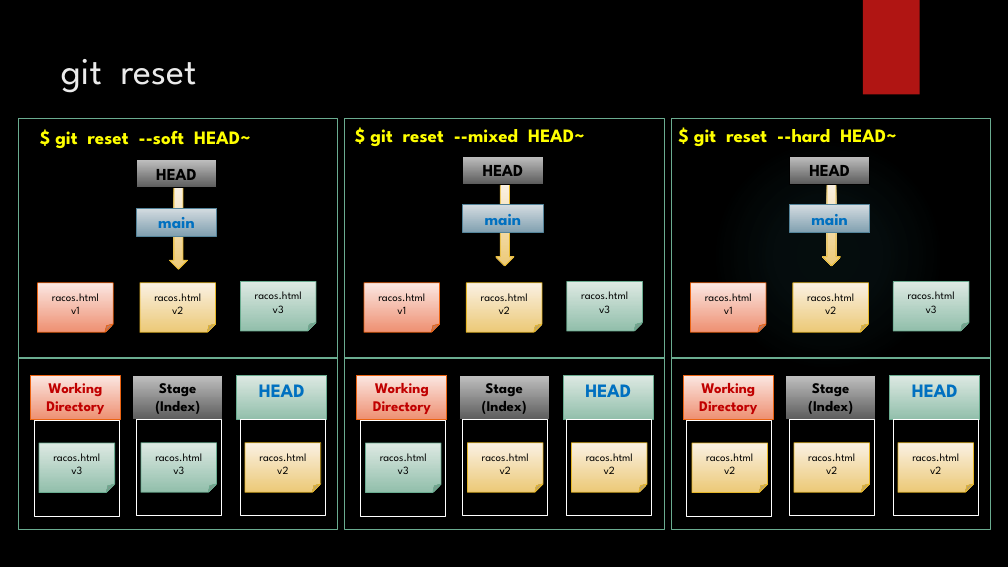
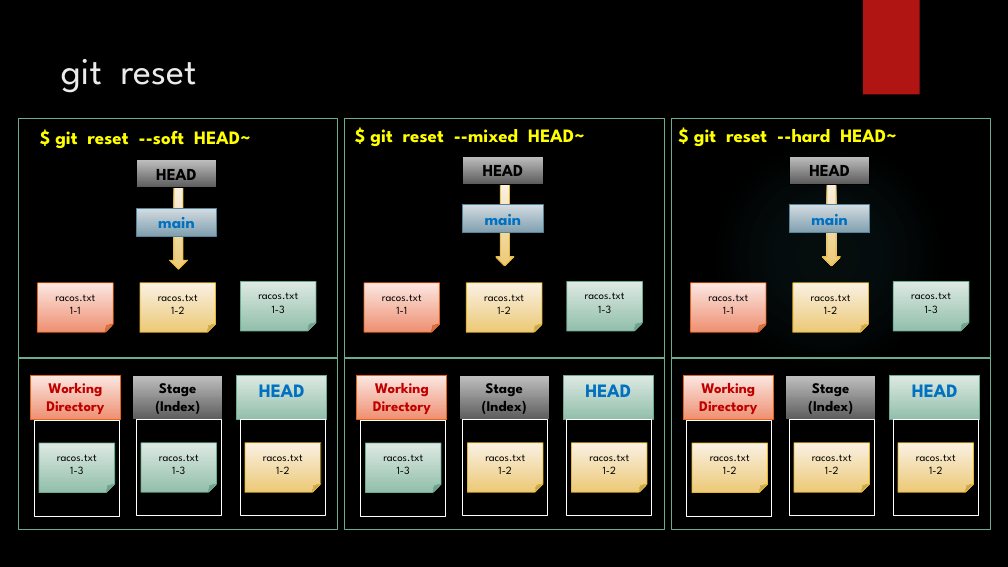
Before and after one commit to iredseal/Learning, a slide deck: slide 14 of Tools/git/SW 형상 관리.pptx. Drawn at 1008x567 pixels with LibreOffice and Linux fonts; fonts in the diff are those of the drawing; background and template pictures are left out. Boxes give left, top, right and bottom in pixels: in the first picture for what was removed or moved away, otherwise in the second. Text is boxed around its words. In the diff, an @@ line names an element or a change of style, - is before the commit and + after.

```diff
--- a/Tools/git/SW 형상 관리.pptx
+++ b/Tools/git/SW 형상 관리.pptx
@@ text in folded corner at (55, 294, 95, 314): text changed @@
-racos.html
-v1
+racos.txt
+1-1
@@ text in folded corner at (158, 294, 198, 314): text changed @@
-racos.html
-v2
+racos.txt
+1-2
@@ text in folded corner at (258, 292, 298, 313): text changed @@
-racos.html
-v3
+racos.txt
+1-3
@@ text in folded corner at (382, 294, 422, 314): text changed @@
-racos.html
-v1
+racos.txt
+1-1
@@ text in folded corner at (484, 294, 524, 314): text changed @@
-racos.html
-v2
+racos.txt
+1-2
@@ text in folded corner at (585, 292, 625, 313): text changed @@
-racos.html
-v3
+racos.txt
+1-3
@@ text in folded corner at (708, 294, 748, 314): text changed @@
-racos.html
-v1
+racos.txt
+1-1
@@ text in folded corner at (811, 294, 851, 314): text changed @@
-racos.html
-v2
+racos.txt
+1-2
@@ text in folded corner at (911, 292, 951, 313): text changed @@
-racos.html
-v3
+racos.txt
+1-3
@@ text in folded corner at (57, 454, 97, 474): text changed @@
-racos.html
-v3
+racos.txt
+1-3
@@ text in folded corner at (159, 454, 199, 474): text changed @@
-racos.html
-v3
+racos.txt
+1-3
@@ text in folded corner at (263, 454, 303, 474): text changed @@
-racos.html
-v2
+racos.txt
+1-2
@@ text in folded corner at (383, 455, 423, 474): text changed @@
-racos.html
-v3
+racos.txt
+1-3
@@ text in folded corner at (485, 454, 525, 474): text changed @@
-racos.html
-v2
+racos.txt
+1-2
@@ text in folded corner at (589, 454, 629, 474): text changed @@
-racos.html
-v2
+racos.txt
+1-2
@@ text in folded corner at (710, 454, 750, 474): text changed @@
-racos.html
-v2
+racos.txt
+1-2
@@ text in folded corner at (812, 454, 852, 474): text changed @@
-racos.html
-v2
+racos.txt
+1-2
@@ text in folded corner at (916, 454, 956, 474): text changed @@
-racos.html
-v2
+racos.txt
+1-2
```
Also in this commit, not shown: 15 other slides changed, 3 other files.
